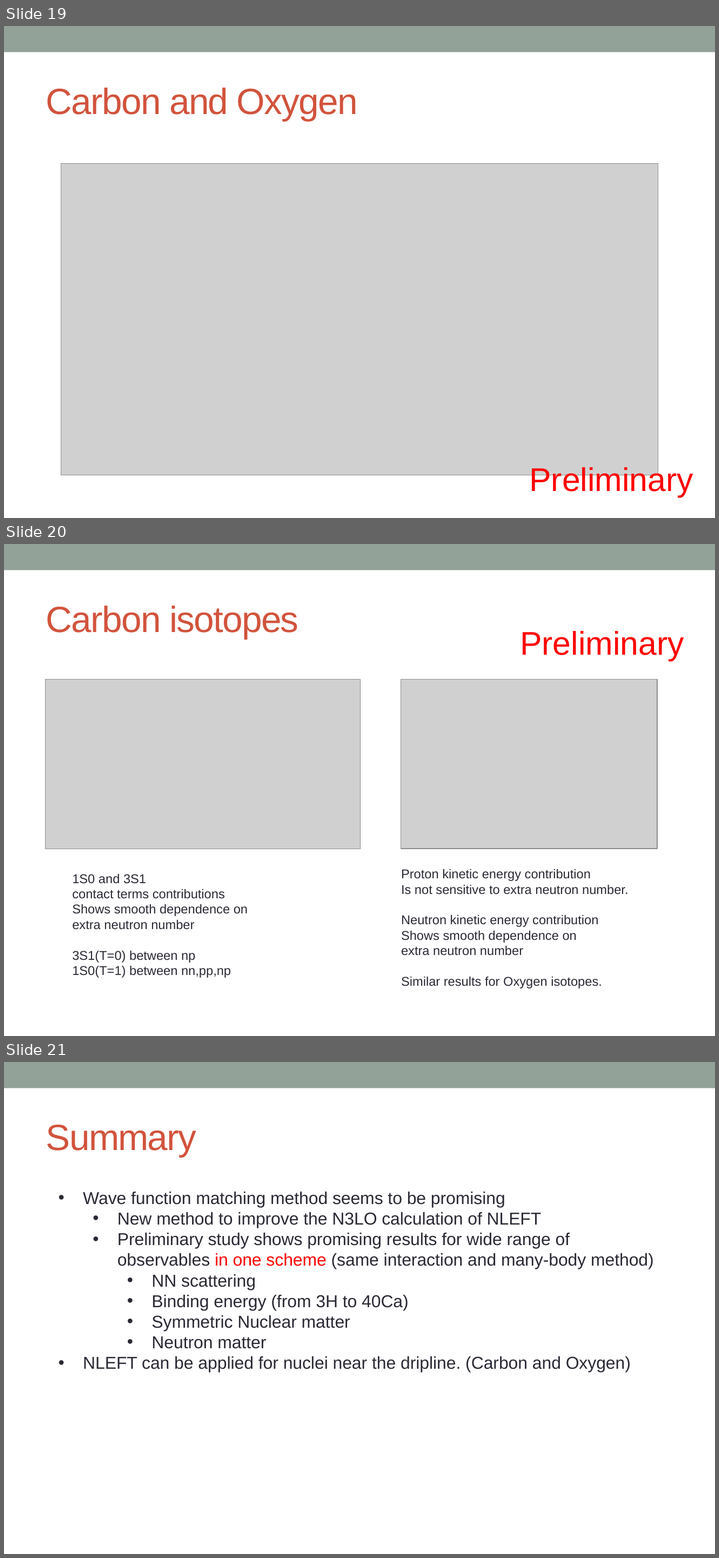
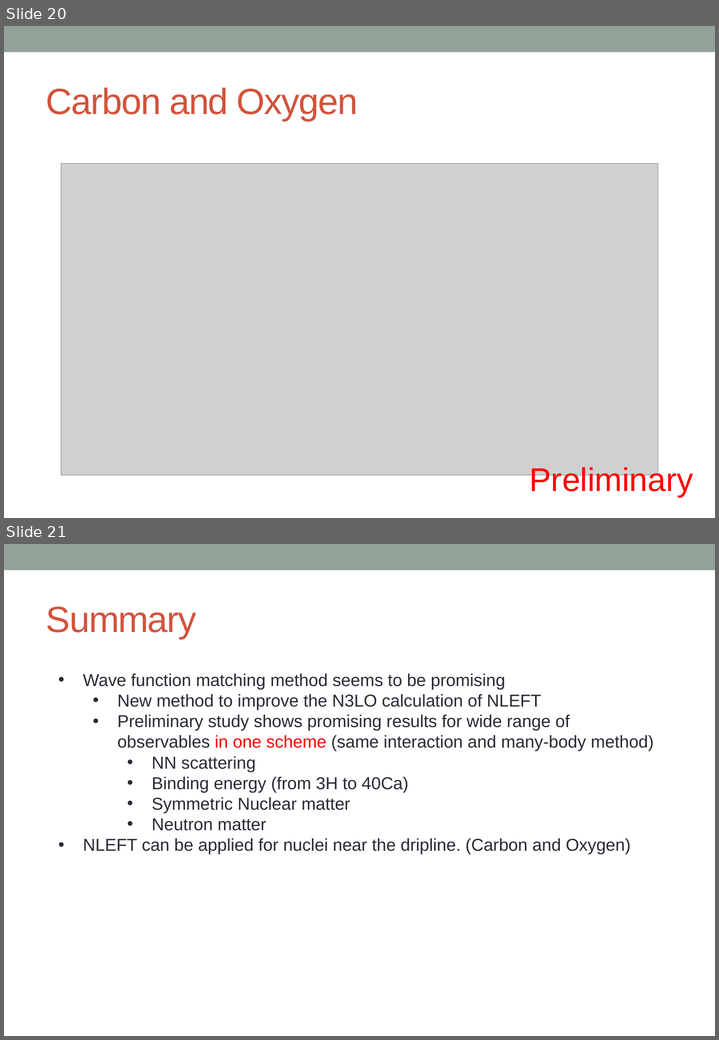
Before and after one commit to alphacentaury-github/NPSS2020, a slide deck: 20230419_KPS_송영호.pptx. Shown one above the other, each under a label of ours: slides 19, 20 and 21 before the commit, slides 20 and 21 after it. The pictures are 719x1558 and 719x1040 pixels, drawn with LibreOffice and Linux fonts; fonts in the diff are those of the drawing; grey boxes stand for pictures. Boxes give left, top, right and bottom in pixels: in the first picture for what was removed or moved away, otherwise in the second. Text is boxed around its words. In the diff, an @@ line names an element or a change of style, - is before the commit and + after.

```diff
--- a/20230419_KPS_송영호.pptx
+++ b/20230419_KPS_송영호.pptx
@@ slide 20 removed at box(4, 544, 715, 1036), background #FFFFFF; not listed: 1 template element that a slide beside it also shows @@
@@ title removed at box(46, 606, 298, 639) @@
-Carbon isotopes
@@ text removed at box(520, 631, 684, 661) @@
-Preliminary
@@ picture removed at box(46, 679, 360, 849) @@
@@ picture removed at box(401, 679, 657, 849) @@
@@ text removed at box(72, 874, 248, 978) @@
-1S0 and 3S1
-contact terms contributions
-Shows smooth dependence on
-extra neutron number
-3S1(T=0) between np
-1S0(T=1) between nn,pp,np
@@ text removed at box(401, 869, 628, 988) @@
-Proton kinetic energy contribution
-Is not sensitive to extra neutron number.
-Neutron kinetic energy contribution
-Shows smooth dependence on
-extra neutron number
-Similar results for Oxygen isotopes.
@@ what was slide 19 is now slide 20 @@
```
Also in this commit, not shown: 2 slides changed, 1 slide added, 1 other file.
